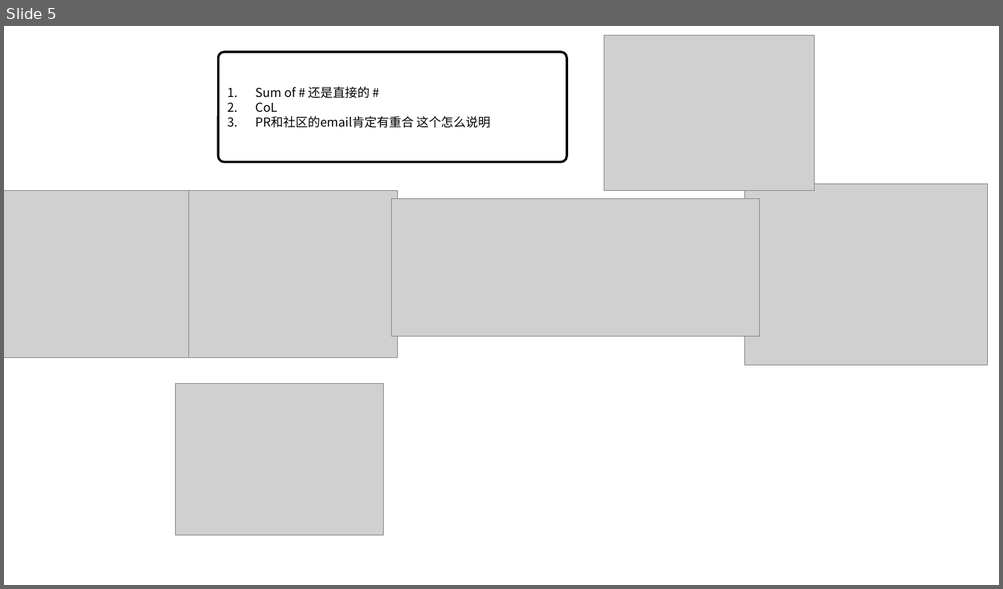
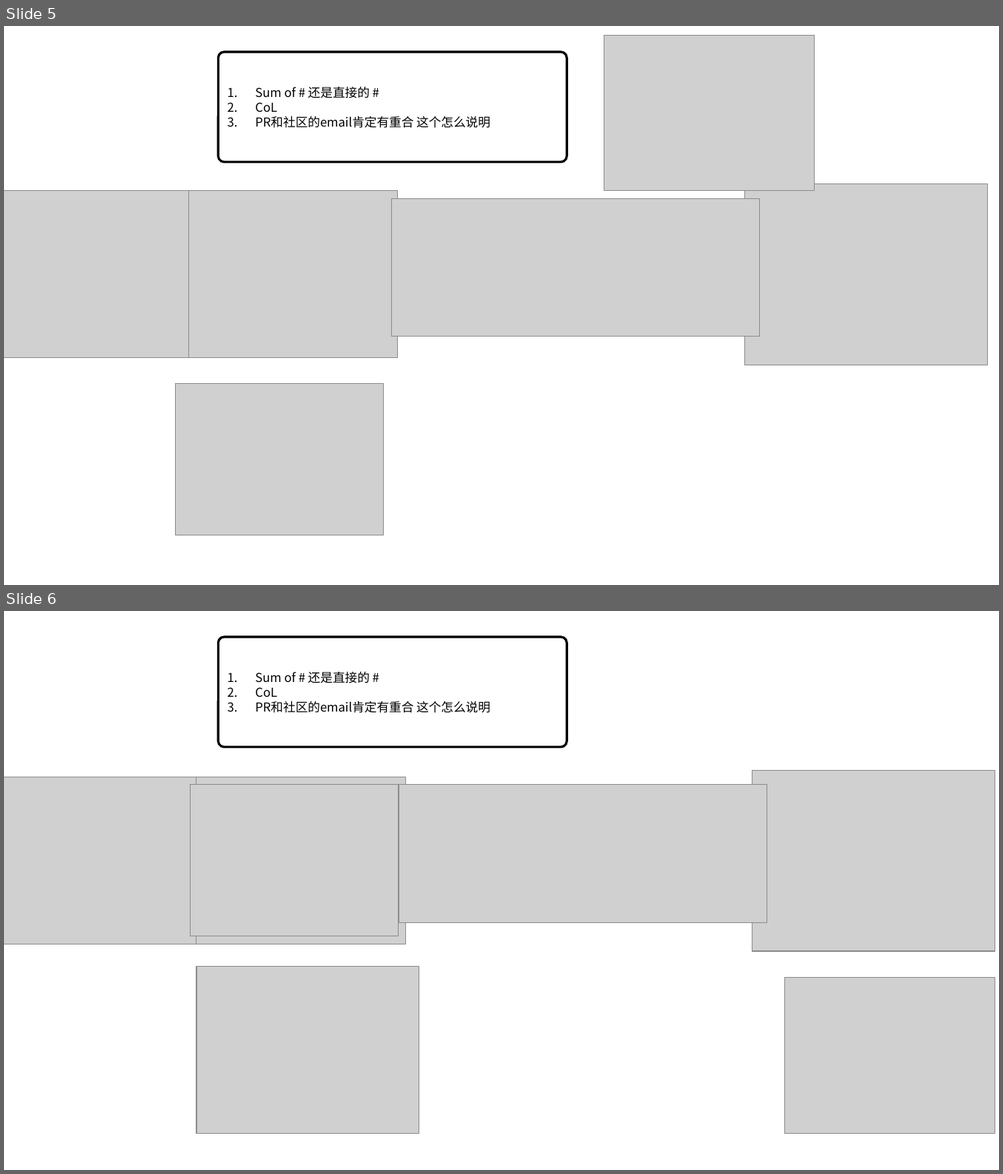
Before and after one commit to Richardhongyu/rfl_empirical_tools, a slide deck: rfl_empirical_study [自动保存的].pptx. Shown one above the other, each under a label of ours: slide 5 before the commit, slides 5 and 6 after it. The pictures are 1003x589 and 1003x1174 pixels, drawn with LibreOffice and Linux fonts; fonts in the diff are those of the drawing; grey boxes stand for pictures. Boxes give left, top, right and bottom in pixels: in the first picture for what was removed or moved away, otherwise in the second. Text is boxed around its words. In the diff, an @@ line names an element or a change of style, - is before the commit and + after.

```diff
--- a/rfl_empirical_study [自动保存的].pptx
+++ b/rfl_empirical_study [自动保存的].pptx
@@ slide 6 added at (x1=4, y1=611, x2=999, y2=1170), background #FFFFFF @@
@@ rounded rectangle added at (x1=218, y1=637, x2=566, y2=748), outline #000000 2.25 pt, 11.9 pt, text #000000 @@
+1. Sum of # 还是直接的 #
+2. CoL
+3. PR和社区的email肯定有重合 这个怎么说明
@@ group added at (x1=4, y1=770, x2=995, y2=951): 5 pictures @@
@@ picture added at (x1=196, y1=967, x2=419, y2=1134) @@
@@ picture added at (x1=785, y1=978, x2=996, y2=1134) @@
```
Also in this commit, not shown: 1 slide changed, 6 other slides added, 25 other files.
